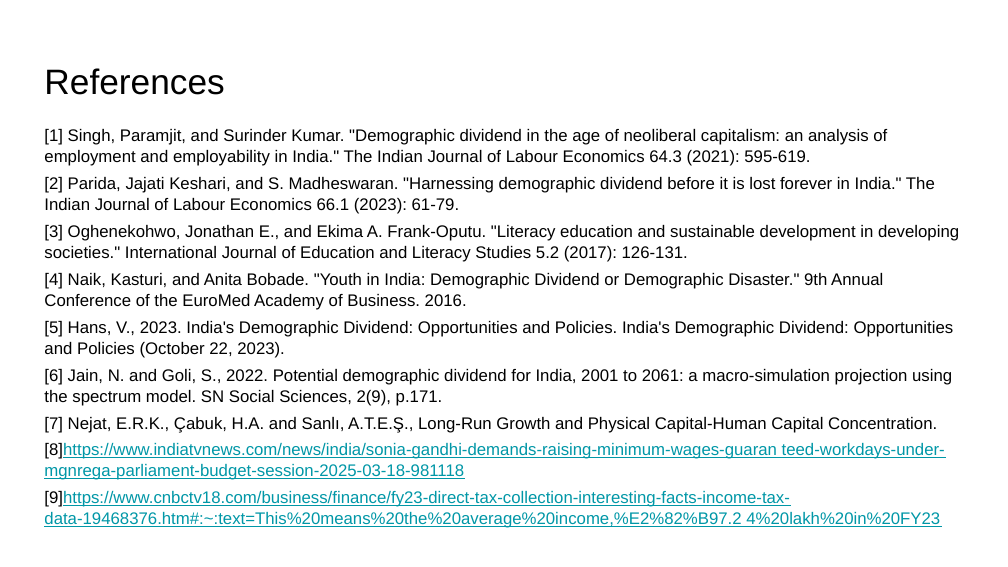
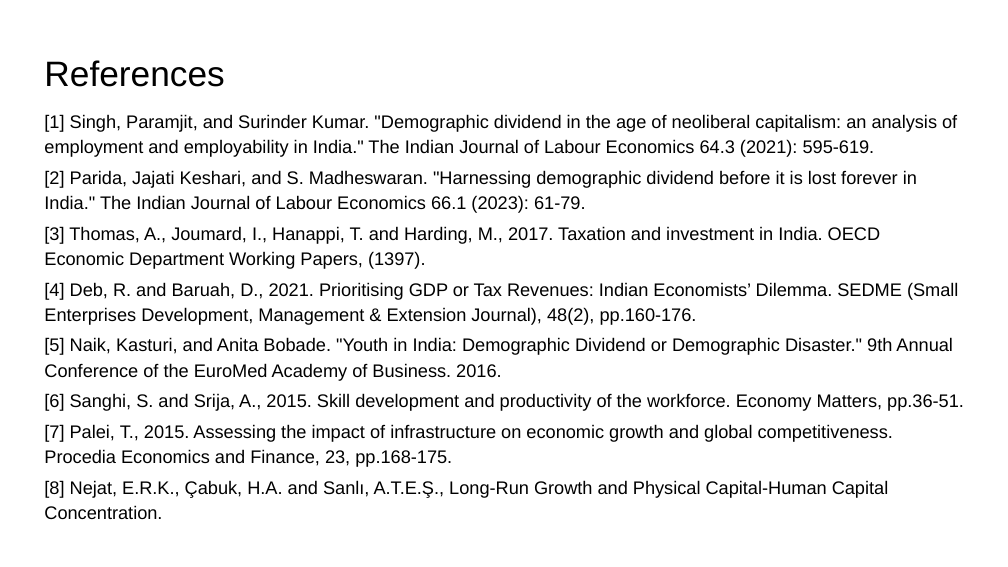
Before and after one commit to debroglie27/CS752_System_Dynamics_Project, a slide deck: slide 18 of Causal_Thinkers_Submission_Final/CS752_Project_Presentation.pptx. Drawn at 1008x567 pixels with LibreOffice and Linux fonts; fonts in the diff are those of the drawing. Boxes give left, top, right and bottom in pixels: in the first picture for what was removed or moved away, otherwise in the second. Text is boxed around its words. In the diff, an @@ line names an element or a change of style, - is before the commit and + after.

```diff
--- a/Causal_Thinkers_Submission_Final/CS752_Project_Presentation.pptx
+++ b/Causal_Thinkers_Submission_Final/CS752_Project_Presentation.pptx
@@ title "References": place and size @@
-title "References" at <box>44,68,224,95</box>
+title "References" at <box>44,60,224,87</box>
@@ text "[1] Singh, Paramjit, and Surinder ...": place and size @@
-text "[1] Singh, Paramjit, and Surinder ..." at <box>44,129,959,528</box>
+text "[1] Singh, Paramjit, and Surinder ..." at <box>44,114,964,519</box>
@@ text at <box>44,114,957,213</box>: size 12 to 13 pt in "[1] Singh, Paramjit, and Surinder Kumar. "Demographic ...", "[2] Parida, Jajati Keshari, and S. Madheswaran. ..."; line spacing 1.05 to 1.15 @@
@@ text at <box>44,226,964,519</box>: text changed; size 12 to 13 pt @@
-[3] Oghenekohwo, Jonathan E., and Ekima A. Frank-Oputu. "Literacy education and sustainable development in developing societies." International Journal of Education and Literacy Studies 5.2 (2017): 126-131.
-[4] Naik, Kasturi, and Anita Bobade. "Youth in India: Demographic Dividend or Demographic Disaster." 9th Annual Conference of the EuroMed Academy of Business. 2016.
-[5] Hans, V., 2023. India's Demographic Dividend: Opportunities and Policies. India's Demographic Dividend: Opportunities and Policies (October 22, 2023).
-[6] Jain, N. and Goli, S., 2022. Potential demographic dividend for India, 2001 to 2061: a macro-simulation projection using the spectrum model. SN Social Sciences, 2(9), p.171.
-[7] Nejat, E.R.K., Çabuk, H.A. and Sanlı, A.T.E.Ş., Long-Run Growth and Physical Capital-Human Capital Concentration.
-[8]https://www.indiatvnews.com/news/india/sonia-gandhi-demands-raising-minimum-wages-guaran teed-workdays-under-mgnrega-parliament-budget-session-2025-03-18-981118
-[9]https://www.cnbctv18.com/business/finance/fy23-direct-tax-collection-interesting-facts-income-tax-data-19468376.htm#:~:text=This%20means%20the%20average%20income,%E2%82%B97.2 4%20lakh%20in%20FY23
+[3] Thomas, A., Joumard, I., Hanappi, T. and Harding, M., 2017. Taxation and investment in India. OECD Economic Department Working Papers, (1397).
+[4] Deb, R. and Baruah, D., 2021. Prioritising GDP or Tax Revenues: Indian Economists’ Dilemma. SEDME (Small Enterprises Development, Management & Extension Journal), 48(2), pp.160-176.
+[5] Naik, Kasturi, and Anita Bobade. "Youth in India: Demographic Dividend or Demographic Disaster." 9th Annual Conference of the EuroMed Academy of Business. 2016.
+[6] Sanghi, S. and Srija, A., 2015. Skill development and productivity of the workforce. Economy Matters, pp.36-51.
+[7] Palei, T., 2015. Assessing the impact of infrastructure on economic growth and global competitiveness. Procedia Economics and Finance, 23, pp.168-175.
+[8] Nejat, E.R.K., Çabuk, H.A. and Sanlı, A.T.E.Ş., Long-Run Growth and Physical Capital-Human Capital Concentration.
```
Also in this commit, not shown: 4 other files.
